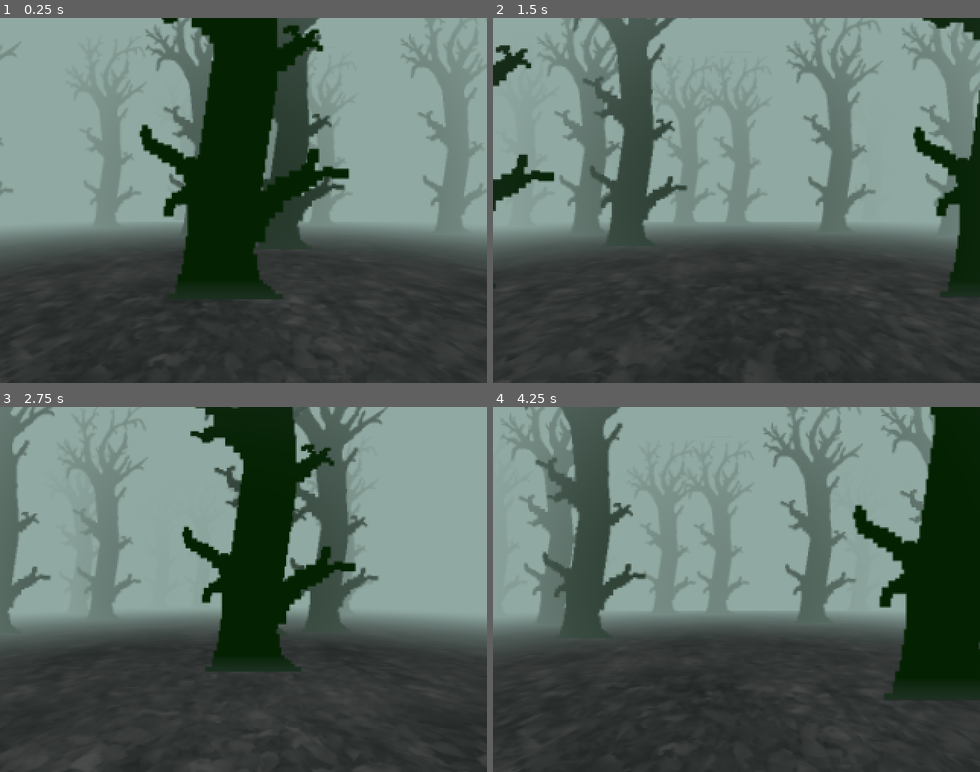
Above: before the commit, frames 1-4 (two rows, left to right).
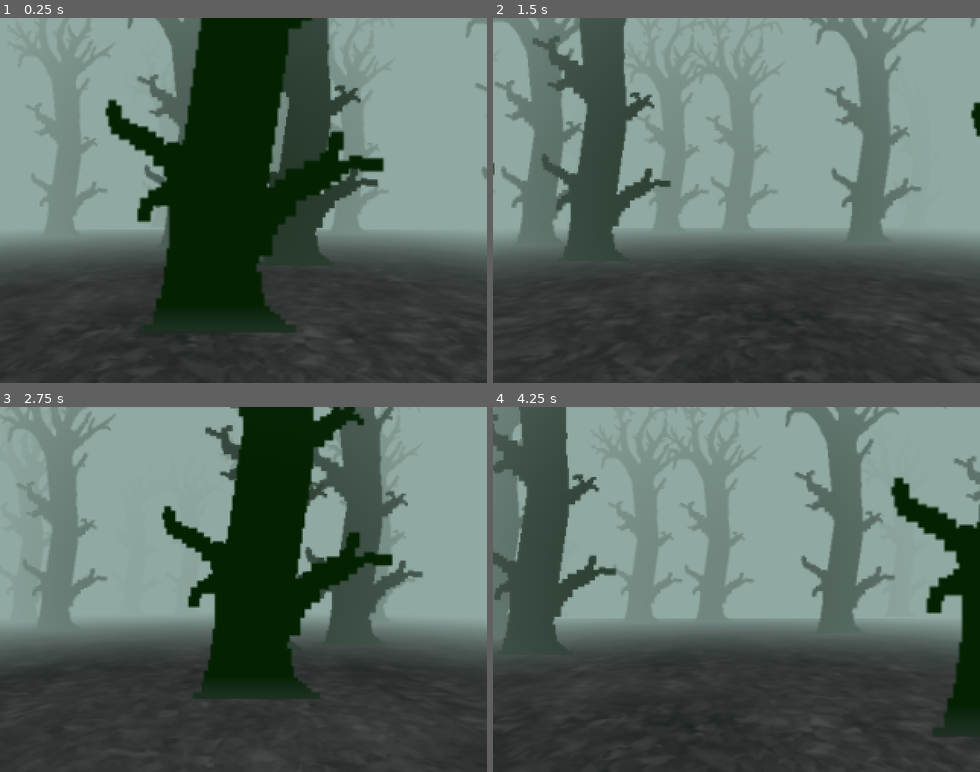
Above: after the commit, the same moments.

Repository: cat-in-the-dark/igrovoe-varenie-5--les
Game: Godot game, scene res://scenes/levels/level_les.tscn
Two runs of this game, one before a commit and one after it. Both use one fixed random seed, a clock stepped at 60 frames per second and the inputs below.
Inputs:
- Up to frame 1 (0.25 s): no input
- Up to frame 2 (1.5 s): tap Enter at 0.5 s; hold D (move_right) 0.53-1.28 s; hold S (move_back) from 1.28 s (still down)
- Up to frame 3 (2.75 s): release S (move_back) at 2.03 s; hold D (move_right) from 2.03 s (still down)
- Up to frame 4 (4.25 s): release D (move_right) at 2.78 s; hold W (move_forward) 2.78-3.53 s; hold A (move_left) from 3.53 s (still down)

The runs differ from the first frame. In frame 1, 23% of the frame differs, in the area x 0-100%, y 0-94%; in frame 2, 33%; in frame 3, 25%; in frame 4, 39%.

Commit message:
tune camera

Diff:
--- a/project.godot
+++ b/project.godot
@@ -19,7 +19,9 @@
 
 window/size/viewport_width=320
 window/size/viewport_height=240
+window/size/mode=2
 window/stretch/mode="viewport"
+window/stretch/scale_mode="integer"
 
 [input]
 
--- a/scenes/main/player/player.tscn
+++ b/scenes/main/player/player.tscn
@@ -10,7 +10,9 @@
 
 [node name="Camera3D" type="Camera3D" parent="."]
 transform = Transform3D(1, 0, 0, 0, 1, 0, 0, 0, 1, 0, 1, 0)
+fov = 60.0
 size = 4.0
+far = 30.0
 
 [node name="CollisionShape3D" type="CollisionShape3D" parent="."]
 transform = Transform3D(1, 0, 0, 0, 1, 0, 0, 0, 1, 0, 0.61, 0)
